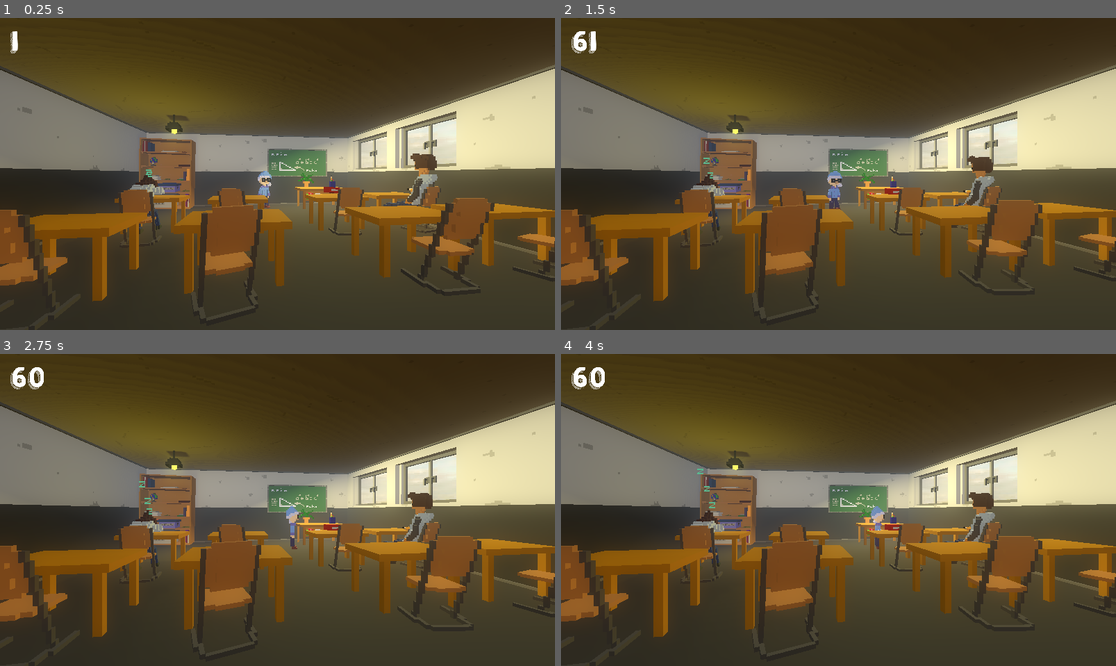
Above: before the commit, frames 1-4 (two rows, left to right).
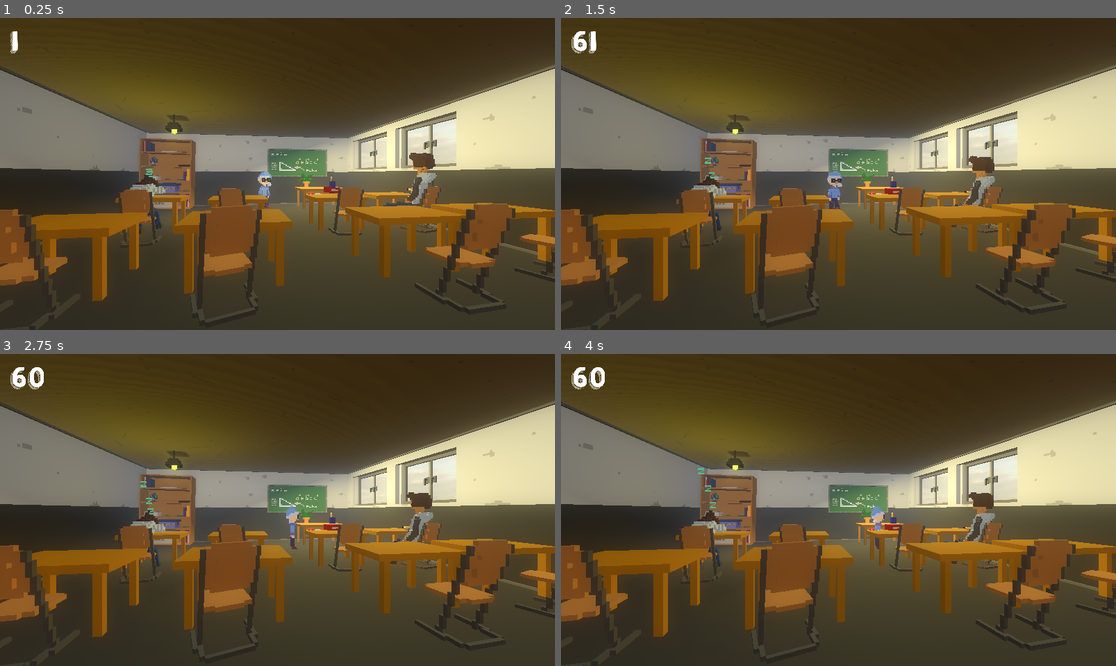
Above: after the commit, the same moments.

Repository: MoFa-Development/TheAbsolutelyTrueGame
Game: Godot game, scene res://scenes/Room.tscn
The game is run twice, just before and just after one commit, with the same random seed, the same clock (stepped at 60 frames per second) and the same inputs.
Inputs (mouse positions are in pixels of both pictures, inside the frame that each line leads up to):
- Up to frame 1 (0.25 s): no input
- Up to frame 2 (1.5 s): move the mouse to (960, 158) at 0.52 s; move the mouse to (727, 189) at 1.27 s
- Up to frame 3 (2.75 s): move the mouse to (333, 441) at 2.02 s
- Up to frame 4 (4 s): move the mouse to (810, 572) at 2.77 s; move the mouse to (1005, 556) at 3.52 s

The runs differ from the first frame. In frame 1, 3.0% of the frame differs, in the area x 0-100%, y 43-98%; in frame 2, 3.1%, in the area x 0-100%, y 44-98%; in frame 3, 3.1%; in frame 4, 3.0%.

Commit message:
Fixed classroom behind collision

Diff:
--- a/src/scenes/Book.tscn
+++ b/src/scenes/Book.tscn
@@ -6,8 +6,16 @@
 [sub_resource type="GDScript" id=1]
 script/source = "extends RigidBody
 
+var hitted = false
+
 func _on_DieTimer_timeout():
 	queue_free()
+
+func _on_HitTimer_timeout():
+	hitted = true
+
+func _on_Book_body_entered(body):
+	$HitTimer.start()
 "
 
 [sub_resource type="SpatialMaterial" id=2]
@@ -16,7 +24,9 @@
 [sub_resource type="ConvexPolygonShape" id=3]
 points = PoolVector3Array( -0.3, -0.1, -0.4, -0.3, 0.2, 0.4, -0.3, -0.1, 0.4, -0.3, 0.2, -0.4, 0.2, 0, -0.4, 0.2, 0, 0. …(834 unchanged characters)…
 
-[node name="Book" type="RigidBody"]
+[node name="Book" type="RigidBody" groups=[
+"throwable",
+]]
 transform = Transform( 1.31134e-07, 0, -1, 0, 1, 0, 1, 0, 1.31134e-07, 0, 0, 0 )
 script = SubResource( 1 )
 
@@ -34,4 +44,8 @@
 one_shot = true
 autostart = true
 
+[node name="HitTimer" type="Timer" parent="."]
+one_shot = true
+[connection signal="body_entered" from="." to="." method="_on_Book_body_entered"]
 [connection signal="timeout" from="DieTimer" to="." method="_on_DieTimer_timeout"]
+[connection signal="timeout" from="HitTimer" to="." method="_on_HitTimer_timeout"]
--- a/src/scenes/Camera.tscn
+++ b/src/scenes/Camera.tscn
@@ -15,13 +15,13 @@
 func _process(delta):
 	$CanvasLayer/Label.text = str(Engine.get_frames_per_second())
 	if Input.is_action_pressed(\"ui_left\"):
-		goalPos -= 0.1/delta
+		goalPos -= 0.01/delta
 	if Input.is_action_pressed(\"ui_right\"):
-		goalPos += 0.1/delta
+		goalPos += 0.01/delta
 	if Input.is_action_pressed(\"ui_down\"):
-		global_transform.origin.z += 1
+		global_transform.origin.z += 0.1
 	if Input.is_action_pressed(\"ui_up\"):
-		global_transform.origin.z -= 1
+		global_transform.origin.z -= 0.1
 	global_transform.origin.x = lerp(global_transform.origin.x, goalPos, 0.3)
 
 	if get_viewport().get_mouse_position() != null && Input.is_action_just_pressed(\"click\"):
@@ -36,7 +36,7 @@
 		var to = from + project_ray_normal(mouse_pos) * ray_length
 
 		var space_state = get_world().get_direct_space_state()
-		var result = space_state.intersect_ray( from, to )
+		var result = space_state.intersect_ray( from, to , [], 1)
 
 		if result.size() > 0:
 			b.apply_impulse(Vector3(rand_range(-0.03, 0.03), rand_range(-0.03, 0.03), rand_range(-0.03, 0.03)), (result.position - b.global_transform.origin) * forceFactor)
--- a/src/scenes/Room.tscn
+++ b/src/scenes/Room.tscn
@@ -75,8 +75,12 @@
 transform = Transform( -1.77636e-15, 2.98023e-08, 1, -1, -4.37114e-08, 0, 4.37114e-08, -1, 2.98023e-08, -1.06737, 0, -13.4 )
 shape = SubResource( 3 )
 
-[node name="CollisionShape6" type="CollisionShape" parent="EmptyClassroom"]
-transform = Transform( -1.77636e-15, 2.98023e-08, 1, -1, -4.37114e-08, 0, 4.37114e-08, -1, 2.98023e-08, -1.06737, -11.5199, 6.10794 )
+[node name="Back" type="StaticBody" parent="EmptyClassroom"]
+collision_layer = 514
+collision_mask = 2
+
+[node name="CollisionShape6" type="CollisionShape" parent="EmptyClassroom/Back"]
+transform = Transform( -1.77636e-15, 2.98023e-08, 1, -1, -4.37114e-08, 0, 4.37114e-08, -1, 2.98023e-08, -1.06737, -4.88933, 6.10794 )
 shape = SubResource( 3 )
 
 [node name="Lights" type="Spatial" parent="."]
--- a/src/scenes/characters/MrP.tscn
+++ b/src/scenes/characters/MrP.tscn
@@ -49,6 +49,14 @@
 func do_rotate(degrees, update_walk = true):
 	goalRot = rotation_degrees.y + degrees
 	self.update_walk = update_walk
+
+
+func _on_Area_body_entered(body):
+	var b = body as Node
+	if b.get(\"hitted\") != null:
+		if !b.hitted:
+			if b.is_in_group(\"throwable\"):
+				$AnimationPlayer.play(\"Hit\")
 "
 
 [sub_resource type="GDScript" id=2]
@@ -116,7 +124,48 @@
 [sub_resource type="ConvexPolygonShape" id=6]
 points = PoolVector3Array( -0.6, 2.5, -0.2, -0.6, 2.4, -0.1, -0.6, 2.4, -0.2, -0.6, 2.5, -0.1, -0.6, 1.2, -0.1, -0.6, 1 …(32349 unchanged characters)…
 
+[sub_resource type="Animation" id=7]
+resource_name = "Hit"
+length = 0.4
+step = 0.01
+tracks/0/type = "bezier"
+tracks/0/path = NodePath(".:scale:x")
+tracks/0/interp = 1
+tracks/0/loop_wrap = true
+tracks/0/imported = false
+tracks/0/enabled = true
+tracks/0/keys = {
+"points": PoolRealArray( 1, -0.25, 0, 0.0343189, -0.0898775, 0.899509, -0.1517, 0.00734806, 0.0841083, 0.0527217, 1, -0.145866, -0.0121708, 0.25, 0 ),
+"times": PoolRealArray( 0, 0.19, 0.4 )
+}
+tracks/1/type = "bezier"
+tracks/1/path = NodePath(".:scale:y")
+tracks/1/interp = 1
+tracks/1/loop_wrap = true
+tracks/1/imported = false
+tracks/1/enabled = true
+tracks/1/keys = {
+"points": PoolRealArray( 1, -0.25, 0, 0.0760229, -0.0662004, 0.9, -0.18515, 0.0142047, 0.0924424, 0.0403312, 1, -0.155858, 0.0660651, 0.25, 0 ),
+"times": PoolRealArray( 0, 0.19, 0.4 )
+}
+tracks/2/type = "bezier"
+tracks/2/path = NodePath(".:scale:z")
+tracks/2/interp = 1
+tracks/2/loop_wrap = true
+tracks/2/imported = false
+tracks/2/enabled = true
+tracks/2/keys = {
+"points": PoolRealArray( 1, -0.25, 0, 0.0299747, -0.0841624, 0.9, -0.148304, 0.00848949, 0.0906246, 0.0313502, 1, -0.162809, -0.00496644, 0.25, 0 ),
+"times": PoolRealArray( 0, 0.19, 0.4 )
+}
+
+[sub_resource type="CapsuleShape" id=8]
+radius = 1.0376
+height = 1.27053
+
 [node name="MrP" type="KinematicBody"]
+collision_layer = 3
+collision_mask = 3
 script = SubResource( 1 )
 
 [node name="AI" type="Spatial" parent="."]
@@ -156,4 +205,14 @@
 
 [node name="Position3D" type="Position3D" parent="."]
 transform = Transform( 1, 0, 0, 0, 1, 0, 0, 0, 1, 0, 2.376, -1 )
+
+[node name="AnimationPlayer" type="AnimationPlayer" parent="."]
+anims/Hit = SubResource( 7 )
+
+[node name="Area" type="Area" parent="."]
+
+[node name="CollisionShape" type="CollisionShape" parent="Area"]
+transform = Transform( 1, 0, 0, 0, -1.62921e-07, -1, 0, 1, -1.62921e-07, 0, 1.423, 0 )
+shape = SubResource( 8 )
 [connection signal="timeout" from="AI/Timer" to="AI" method="_on_Timer_timeout"]
+[connection signal="body_entered" from="Area" to="." method="_on_Area_body_entered"]
Not shown: 1 places in src/scenes/characters/MrP.tscn that only renumber resources
